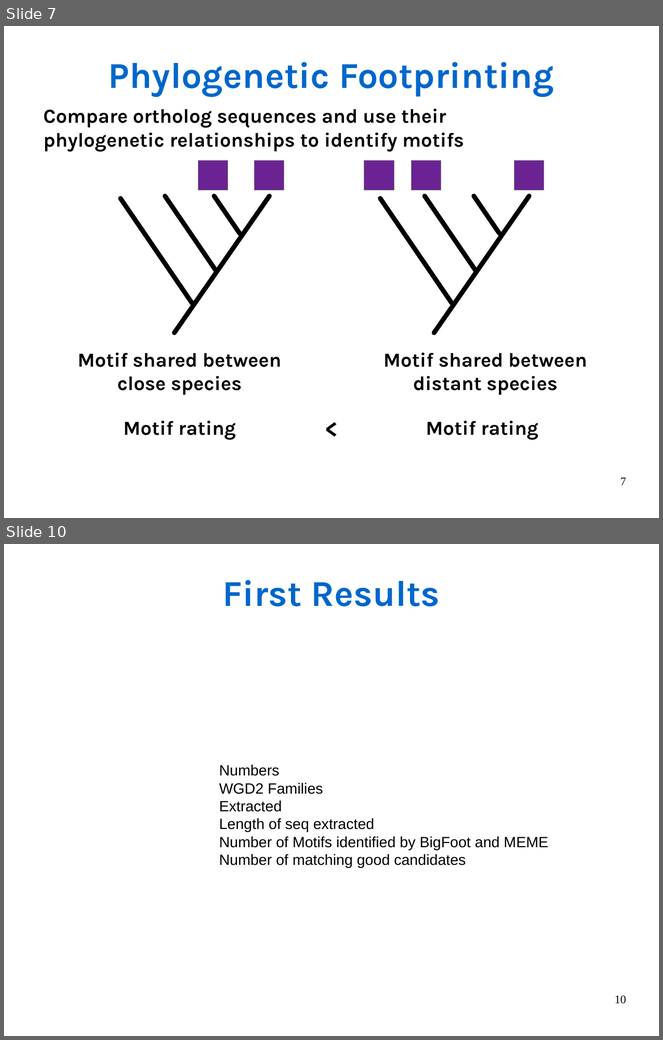
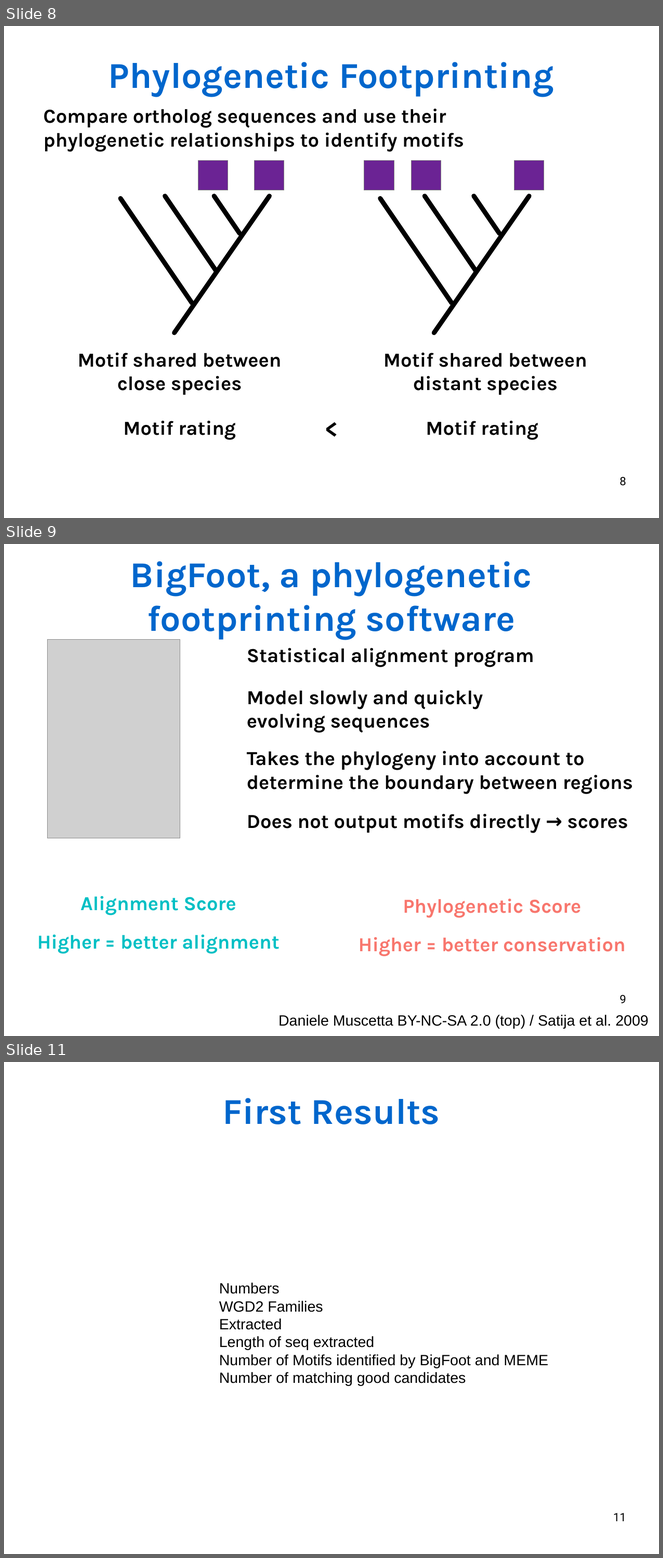
Before and after one commit to Rekyt/lynchlabpresentation2014, a slide deck: LabMeetingPresentation.odp. Shown one above the other, each under a label of ours: slides 7 and 10 before the commit, slides 8, 9 and 11 after it; the slides between them are not shown. The pictures are 663x1040 and 663x1558 pixels, drawn with LibreOffice and Linux fonts; fonts in the diff are those of the drawing; grey boxes stand for pictures. Boxes give left, top, right and bottom in pixels: in the first picture for what was removed or moved away, otherwise in the second. Text is boxed around its words. In the diff, an @@ line names an element or a change of style, - is before the commit and + after.

Commit message:
Finished slide on BigFoot, adding an example

```diff
--- a/LabMeetingPresentation.odp
+++ b/LabMeetingPresentation.odp
@@ slide 9 added at [4, 544, 659, 1036], background #FFFFFF @@
@@ text added at [130, 561, 532, 639], 44 pt, text #0066CC, bold @@
+BigFoot, a phylogenetic footprinting software
@@ picture added at [47, 639, 180, 838] @@
@@ text added at [247, 648, 534, 667], 24 pt, text #000000, bold @@
+Statistical alignment program
@@ text added at [247, 690, 483, 733], 24 pt, text #000000, bold @@
+Model slowly and quickly evolving sequences
@@ text added at [247, 751, 633, 794], 24 pt, text #000000, bold @@
+Takes the phylogeny into account to determine the boundary between regions
@@ text added at [247, 814, 629, 833], 24 pt, text #000000, bold @@
+Does not output motifs directly → scores
@@ text added at [37, 896, 279, 954], 24 pt, text #00BFC4, bold @@
+Alignment Score
+Higher = better alignment
@@ text added at [359, 899, 626, 956], 24 pt, text #F8766D, bold @@
+Phylogenetic Score
+Higher = better conservation
@@ page number added at [620, 995, 626, 1003], 14 pt, text #000000 @@
+9
@@ text added at [279, 1015, 649, 1028], 18 pt, text #000000 @@
+Daniele Muscetta BY-NC-SA 2.0 (top) / Satija et al. 2009
@@ what was slide 7 is now slide 8 @@
@@ page number at [620, 477, 626, 486]: text changed; font Times New Roman to Roboto @@
-7
+8
@@ what was slide 10 is now slide 11 @@
@@ page number at [613, 1513, 626, 1521]: text changed; font Times New Roman to Roboto @@
-10
+11
```
Also in this commit, not shown: 2 slides changed, 1 other slide added, 1 slide removed.
